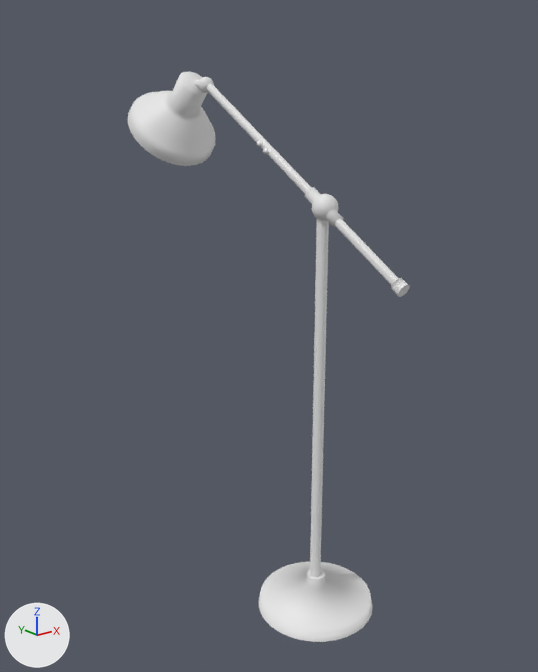
Before and after pictures for a commit that changed the FBX model FunkyVirtualParty_Unity/Assets/Models/3DPaint/Props/Lamp.fbx.
Both versions are drawn from a 50 mm camera at (-2.38, -2.57, 2.62) aimed at (0.03, 0.45, 1.41). The lights are fixed; the arrows at lower left show +X, +Y and +Z. Where no turn or scale is listed for an object, it has been applied to the vertices.

The scene before the commit, as lines of its bpy script (objects in view):
```python
me_lamp = bpy.data.meshes.new('Lamp')
me_lamp.from_pydata(...)  # 3562 vertices, 3779 faces; spans x -0.31..0.32, y -0.53..1.49, z -0.02..2.78
ob_lamp = bpy.data.objects.new('Lamp', me_lamp)
ob_lamp.location = (0.0, 0.0, 0.0)
```
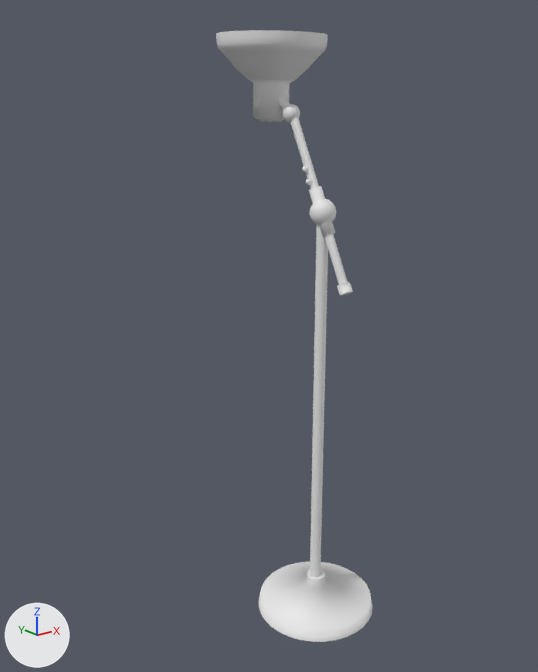
Location of each change, (x1, y1, x2, y2) in pixels of the pictures (538 x 672 px; the box of a moved part takes in the faces that stretch with it):
```json
{"object": "Lamp", "change": "reshaped", "before": [128, 72, 410, 642], "after": [216, 30, 373, 642], "on screen": "44% narrower, 7% taller"}
{"part": 1, "of": "me_lamp", "change": "moved or reshaped", "before": [128, 72, 216, 166], "after": [216, 30, 328, 122]}
{"part": 2, "of": "me_lamp", "change": "moved or reshaped", "before": [312, 194, 338, 221], "after": [310, 199, 336, 225]}
{"part": 3, "of": "me_lamp", "change": "moved or reshaped", "before": [305, 187, 344, 227], "after": [309, 186, 335, 236]}
{"part": 4, "of": "me_lamp", "change": "moved or reshaped", "before": [207, 83, 410, 297], "after": [290, 117, 353, 296]}
{"part": 5, "of": "me_lamp", "change": "moved or reshaped", "before": [257, 141, 263, 147], "after": [302, 166, 309, 172]}
{"part": 6, "of": "me_lamp", "change": "moved or reshaped", "before": [263, 148, 269, 154], "after": [306, 178, 312, 185]}
{"part": 7, "of": "me_lamp", "change": "moved or reshaped", "before": [194, 80, 200, 88], "after": [279, 97, 290, 110]}
{"part": 8, "of": "me_lamp", "change": "moved or reshaped", "before": [198, 77, 214, 93], "after": [283, 104, 300, 122]}
```

The change, as JSON lines over the scene's bpy script:
```json
{"block": "me_lamp", "where": "me_lamp.from_pydata(...)  # 3562 vertices, 3779 faces; spans x -0.31..0.32, y -0.53..1.49, z -0.02..2.78"}
{"block": "me_lamp", "where": "# used by ob_lamp; location = (0.0, 0.0, 0.0)"}
{"block": "me_lamp", "change": "me_lamp part 1: the loose piece of 640 vertices spanning x -0.27..0.25, y 0.99..1.49, z 2.28..2.78 is turned 136.9 degrees about the x axis through its middle, then moved by (0.0, -0.87, 0.3)"}
{"block": "me_lamp", "change": "me_lamp part 2: the loose piece of 482 vertices spanning x -0.07..0.06, y -0.07..0.05, z 2.09..2.22 is turned 32.6 degrees about the x axis through its middle, then moved by (0.0, 0.01, -0.02)"}
{"block": "me_lamp", "change": "me_lamp part 3: the loose piece of 64 vertices spanning x -0.04..0.03, y -0.12..0.11, z 2.07..2.24 is turned 32.6 degrees about the x axis through its middle, then moved by (0.0, 0.01, -0.02)"}
{"block": "me_lamp", "change": "me_lamp part 4: the loose piece of 128 vertices spanning x -0.03..0.03, y -0.53..0.92, z 1.83..2.72 is multiplied about its middle by the matrix ((1.0, 0.0, 0.0), (0.001, 0.651, -0.653), (0.002, 0.167, 0.622)), then moved by (0.0, -0.17, -0.11)"}
{"block": "me_lamp", "change": "me_lamp part 5: the loose piece of 482 vertices spanning x -0.05..-0.01, y 0.43..0.46, z 2.41..2.44 is scaled about its middle by (1, 0.911, 0.789), then moved by (0.0, -0.34, -0.1)"}
{"block": "me_lamp", "change": "me_lamp part 6: the loose piece of 482 vertices spanning x -0.05..-0.01, y 0.37..0.41, z 2.38..2.41 is moved by (0.0, -0.32, -0.12)"}
{"block": "me_lamp", "change": "me_lamp part 7: the loose piece of 64 vertices spanning x -0.04..0.01, y 0.96..1.05, z 2.69..2.74 is turned 32.6 degrees about the x axis through its middle, then moved by (0.0, -0.72, -0.1)"}
{"block": "me_lamp", "change": "me_lamp part 8: the loose piece of 482 vertices spanning x -0.05..0.03, y 0.89..0.97, z 2.67..2.75 is turned 32.6 degrees about the x axis through its middle, then moved by (0.0, -0.71, -0.14)"}
```
